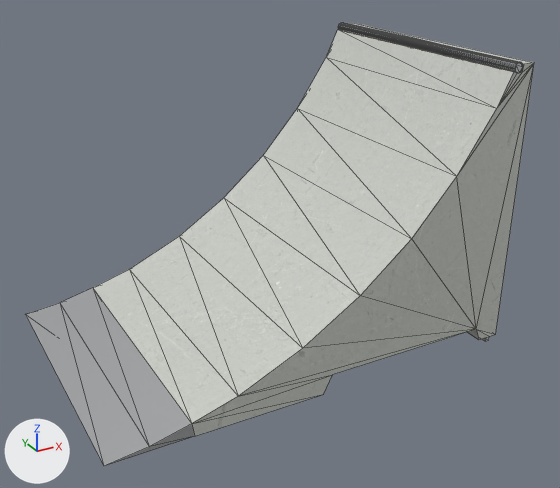
A saved change to the glTF model public/katalog/modelle/coping-ramp-125.gltf.
Camera for both pictures: a camera (50 mm lens) standing at (-1.42, -2.83, 1.8) and looking at (0.06, -0.12, 0.45). Arrows for +X, +Y and +Z are at lower left; the lights stay in place. The picture after the commit comes second. Mesh edges are drawn as thin lines. Vertices at exactly the same position are counted once.

In view in the first picture: 'SK1789_Coping_Ramp_125.001'.
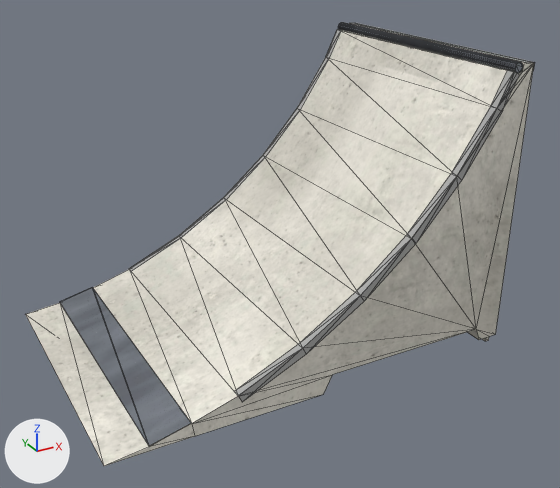
What the commit changed:
Picture 'coping-ramp-125_farbe' (img_coping_ramp_125_farbe) is new.
Picture 'coping-ramp-125_normal' (img_coping_ramp_125_normal) is new.
Material 'Kantenwinkel_web.021' (mat_kantenwinkel_web_021) is new.
Uses the picture img_coping_ramp_125_farbe.
Uses the picture img_coping_ramp_125_normal.
Material 'Beton_web.032' (mat_beton_web_032) is new.
Uses the picture img_coping_ramp_125_farbe.
Uses the picture img_coping_ramp_125_normal.
Material 'Stahl_web.026' (mat_stahl_web_026) is new.
Uses the picture img_coping_ramp_125_farbe.
Uses the picture img_coping_ramp_125_normal.
me_sk1789_coping_ramp_125_001 is used by ob_sk1789_coping_ramp_125_001; location (0.0, 0.0, 0.0).
me_sk1789_coping_ramp_125_001 had 128 vertices, 250 faces and spanned x -0.92..0.92, y -0.62..0.62, z 0.0..1.24.
me_sk1789_coping_ramp_125_001 now has 247 vertices, 452 faces and spans x -0.92..0.92, y -0.63..0.63, z 0.0..1.24.
me_sk1789_coping_ramp_125_001 part 1: a new loose piece of 21 vertices spanning x -0.39..0.84, y -0.63..-0.59, z 0.09..1.21, in mat_kantenwinkel_web_021.
me_sk1789_coping_ramp_125_001 part 2: a new loose piece of 21 vertices spanning x -0.39..0.84, y 0.59..0.63, z 0.09..1.21, in mat_kantenwinkel_web_021.
Part 3, on me_sk1789_coping_ramp_125_001:
43 faces are deleted.
77 vertices are added at x -0.92..0.92, y -0.62..0.62, z 0.0..1.23.
187 new faces join them, mat_beton_web_032.
6 new faces join them, mat_stahl_web_026.
4 new faces join them, mat_kantenwinkel_web_021.
me_sk1789_coping_ramp_125_001 part 4: 50 faces spanning x -0.58..0.92, y -0.62..0.62, z 0.02..1.23 switch from mat_beton to mat_beton_web_032.
me_sk1789_coping_ramp_125_001 part 5: 1 face spanning x -0.92..-0.57, y -0.62, z 0.0..0.02 switches from mat_stahl (white #e1e2e5) to mat_beton_web_032.
me_sk1789_coping_ramp_125_001 part 6: 156 faces spanning x 0.82..0.86, y -0.62..0.62, z 1.2..1.24 switch from mat_stahl (white #e1e2e5) to mat_stahl_web_026.
me_sk1789_coping_ramp_125_001 gains material mat_kantenwinkel_web_021.

Location of each change, (x1, y1, x2, y2) in pixels of the pictures (560 x 488 px):
'SK1789_Coping_Ramp_125.001', reshaped
    before: (26, 22, 534, 466)
    after: (26, 22, 535, 466)
part 1 of me_sk1789_coping_ramp_125_001, added
    after: (235, 70, 519, 402)
part 2 of me_sk1789_coping_ramp_125_001, added
    after: (129, 29, 341, 271)
part 3 of me_sk1789_coping_ramp_125_001, built on
    before: (26, 66, 534, 466)
    after: (26, 23, 535, 466)
part 4 of me_sk1789_coping_ramp_125_001, recoloured
    both: (129, 23, 534, 424)
part 5 of me_sk1789_coping_ramp_125_001, recoloured
    both: (108, 437, 192, 465)
part 6 of me_sk1789_coping_ramp_125_001, recoloured
    both: (338, 22, 523, 73)
